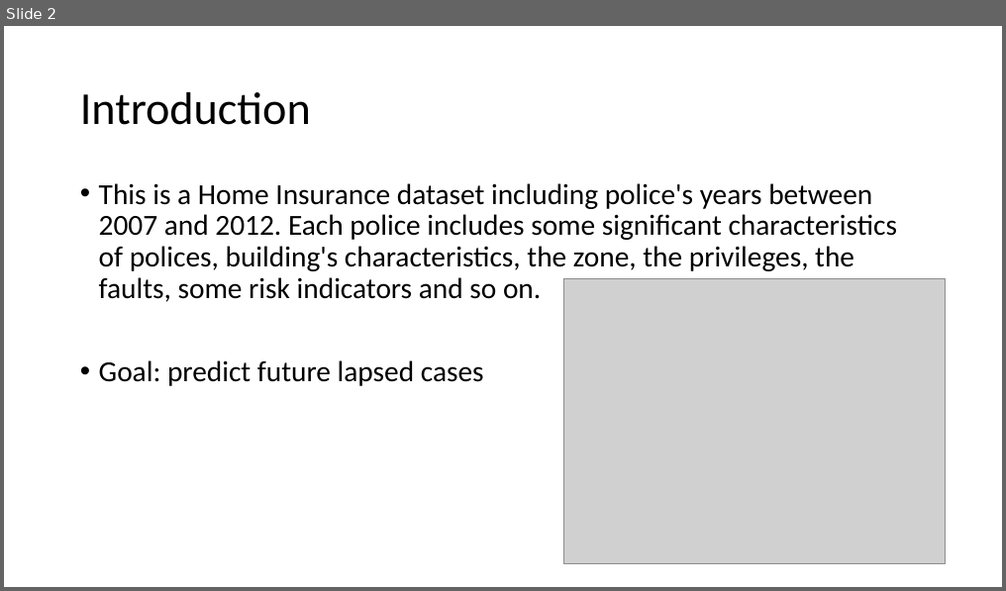
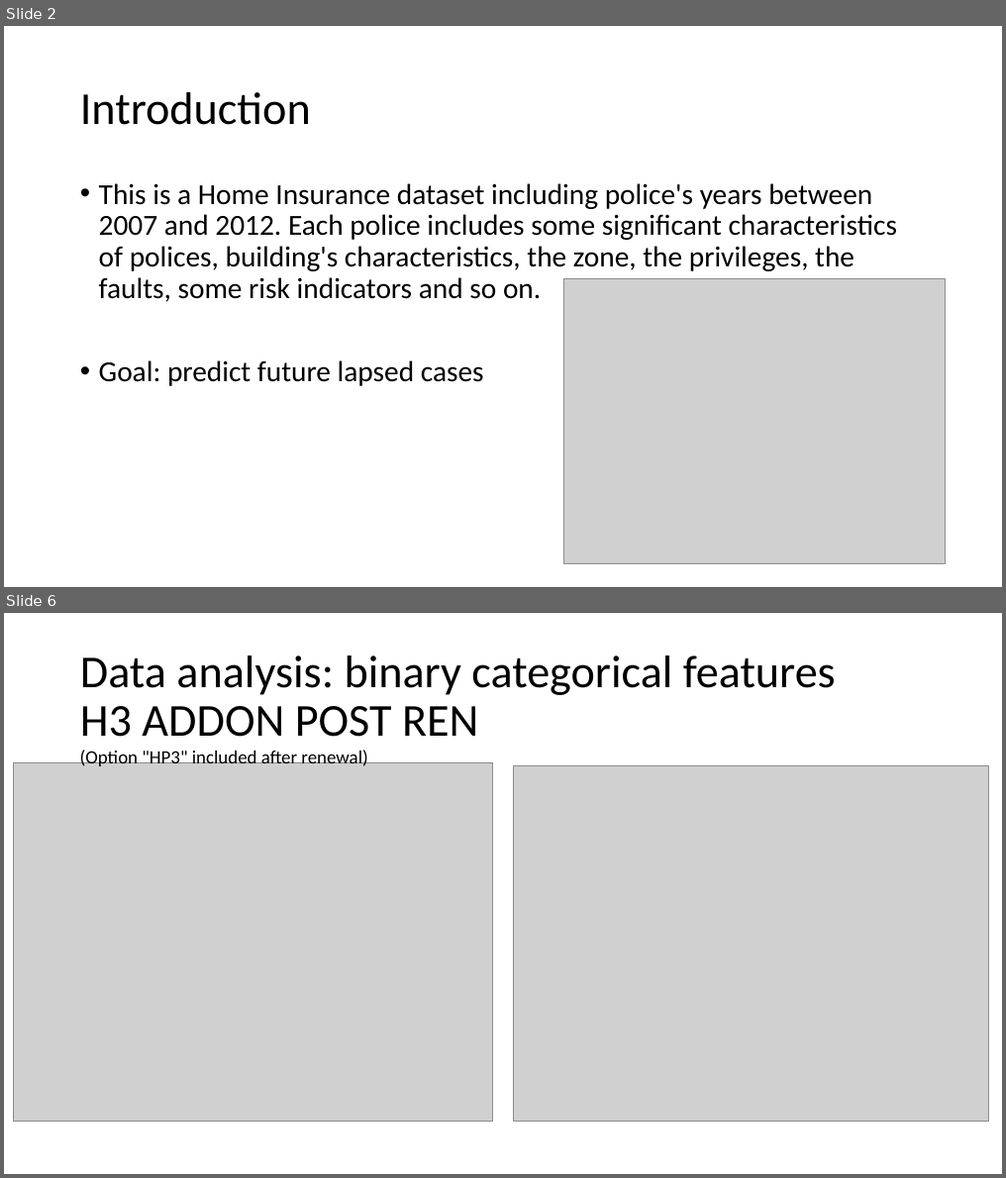
Before and after one commit to theochavannes/home-insurance, a slide deck: Home Insurance dataset case study.pptx. Shown one above the other, each under a label of ours: slide 2 before the commit, slides 2 and 6 after it; the slides between them are not shown. The pictures are 1006x591 and 1006x1178 pixels, drawn with LibreOffice and Linux fonts; fonts in the diff are those of the drawing; grey boxes stand for pictures. Boxes give left, top, right and bottom in pixels: in the first picture for what was removed or moved away, otherwise in the second. Text is boxed around its words. In the diff, an @@ line names an element or a change of style, - is before the commit and + after.

```diff
--- a/Home Insurance dataset case study.pptx
+++ b/Home Insurance dataset case study.pptx
@@ slide 6 added at (x1=4, y1=613, x2=1002, y2=1174), background #FFFFFF @@
@@ title added at (x1=80, y1=656, x2=836, y2=737), 44 pt, text #000000 @@
+Data analysis: binary categorical features
+H3 ADDON POST REN
@@ text added at (x1=80, y1=749, x2=367, y2=766), 18 pt, text #000000 @@
+(Option "HP3" included after renewal)
@@ picture added at (x1=14, y1=762, x2=493, y2=1122) @@
@@ picture added at (x1=513, y1=765, x2=988, y2=1122) @@
```
Also in this commit, not shown: 7 slides changed, 1 other slide added, 6 slides removed.
